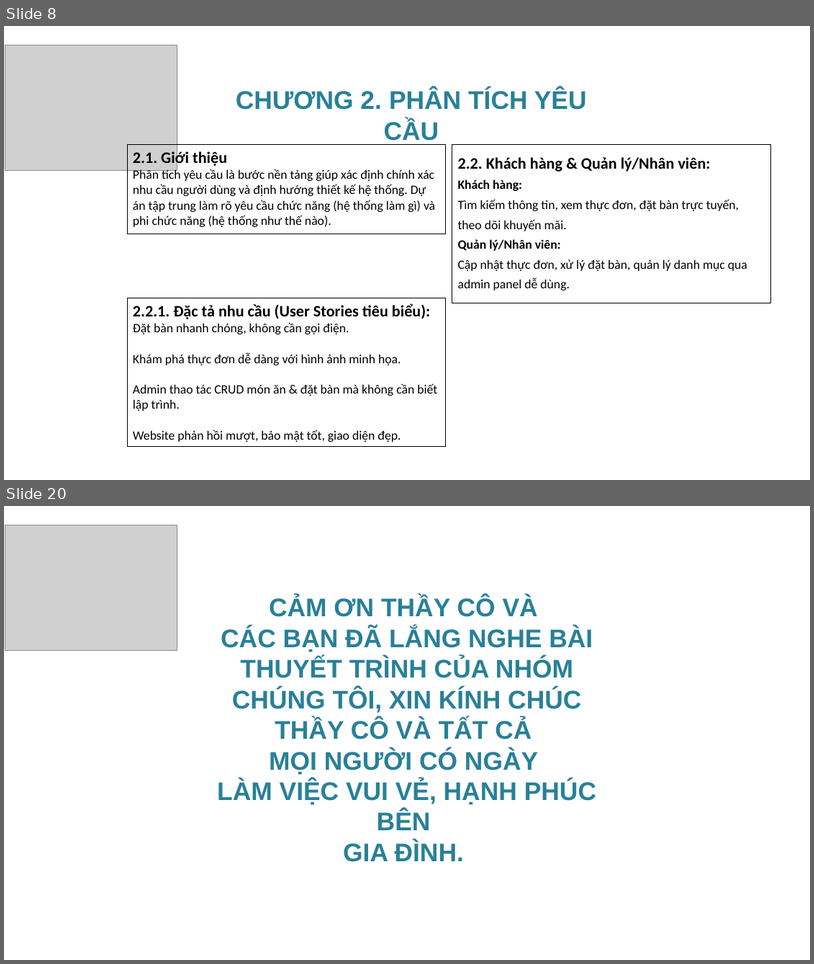
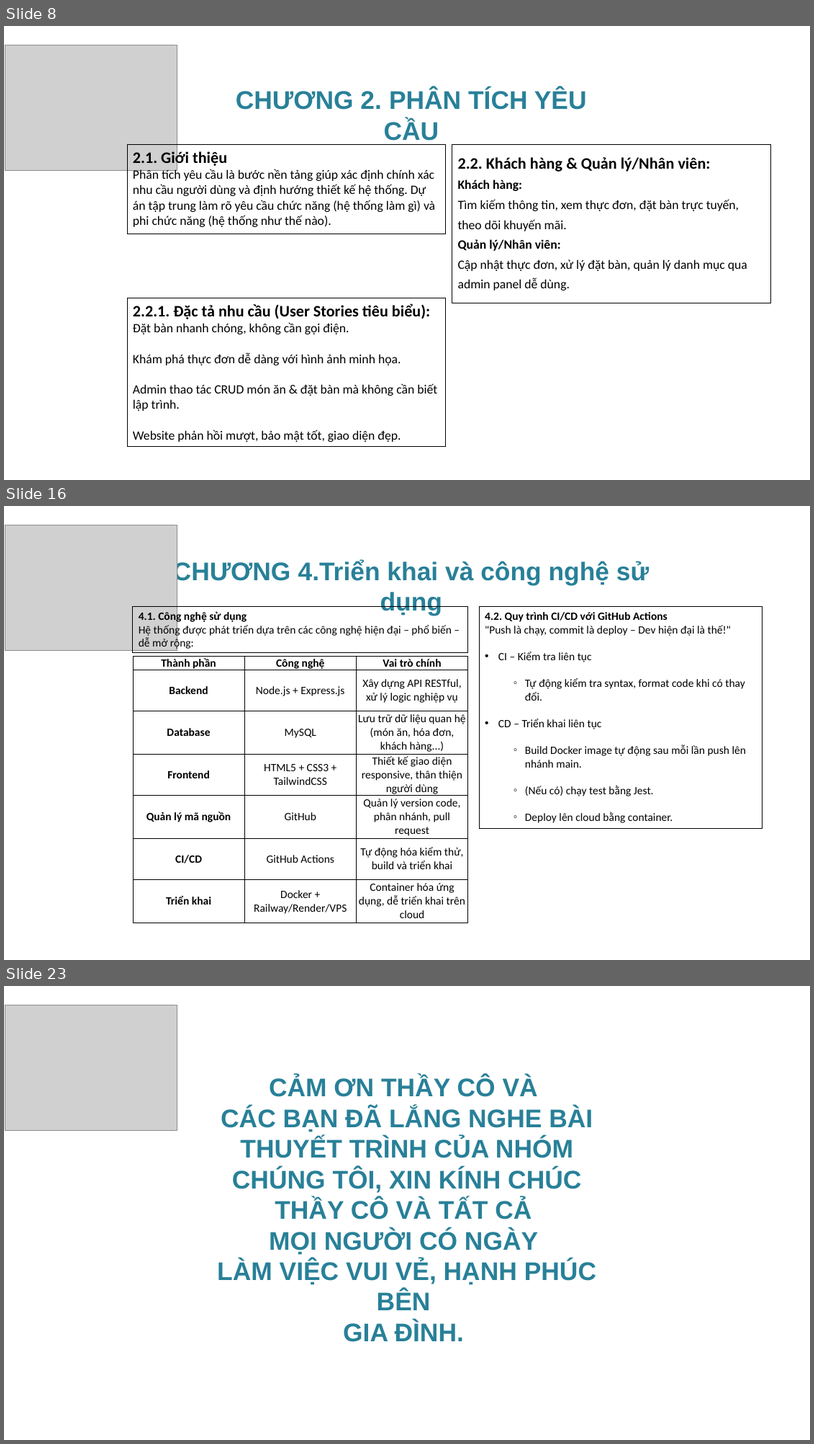
Before and after one commit to KyThuatTVU/DuAn-WebSiteNhaHang, a slide deck: BaoCaoKTM_NhomTripleCode/SlideBaoCaoKetThucMon_Nhom01.pptx. Shown one above the other, each under a label of ours: slides 8 and 20 before the commit, slides 8, 16 and 23 after it; the slides between them are not shown. The pictures are 814x964 and 814x1444 pixels, drawn with LibreOffice and Linux fonts; fonts in the diff are those of the drawing; grey boxes stand for pictures; background and template pictures are left out. Boxes give left, top, right and bottom in pixels: in the first picture for what was removed or moved away, otherwise in the second. Text is boxed around its words. In the diff, an @@ line names an element or a change of style, - is before the commit and + after.

Commit message:
cập nhật Postman và Docker

```diff
--- a/BaoCaoKTM_NhomTripleCode/SlideBaoCaoKetThucMon_Nhom01.pptx
+++ b/BaoCaoKTM_NhomTripleCode/SlideBaoCaoKetThucMon_Nhom01.pptx
@@ slide 16 added at (4, 506, 810, 960), background picture (left out) @@
@@ picture added at (5, 525, 177, 650) @@
@@ text added at (173, 560, 649, 616), 32 pt, text #288098, bold @@
+CHƯƠNG 4.Triển khai và công nghệ sử dụng
@@ rectangle added at (133, 606, 468, 653), outline #000000 0.75 pt, 14 pt, text #000000 @@
+4.1. Công nghệ sử dụng
+Hệ thống được phát triển dựa trên các công nghệ hiện đại – phổ biến – dễ mở rộng:
@@ rectangle added at (479, 606, 763, 829), outline #000000 0.75 pt, 14 pt, text #000000 @@
+4.2. Quy trình CI/CD với GitHub Actions
+"Push là chạy, commit là deploy – Dev hiện đại là thế!"
+• CI – Kiểm tra liên tục
+  ◦ Tự động kiểm tra syntax, format code khi có thay đổi.
+• CD – Triển khai liên tục
+  ◦ Build Docker image tự động sau mỗi lần push lên nhánh main.
+  ◦ (Nếu có) chạy test bằng Jest.
+  ◦ Deploy lên cloud bằng container.
@@ table added at (133, 656, 468, 923), 7 rows, 3 columns @@
+Thành phần | Công nghệ | Vai trò chính
+Backend | Node.js + Express.js | Xây dựng API RESTful, xử lý logic nghiệp vụ
+Database | MySQL | Lưu trữ dữ liệu quan hệ (món ăn, hóa đơn, khách hàng...)
+Frontend | HTML5 + CSS3 + TailwindCSS | Thiết kế giao diện responsive, thân thiện người dùng
+Quản lý mã nguồn | GitHub | Quản lý version code, phân nhánh, pull request
+CI/CD | GitHub Actions | Tự động hóa kiểm thử, build và triển khai
+Triển khai | Docker + Railway/Render/VPS | Container hóa ứng dụng, dễ triển khai trên cloud
@@ what was slide 20 is now slide 23 @@
```
Also in this commit, not shown: 3 slides changed, 10 other slides added, 8 slides removed, 33 other files.
